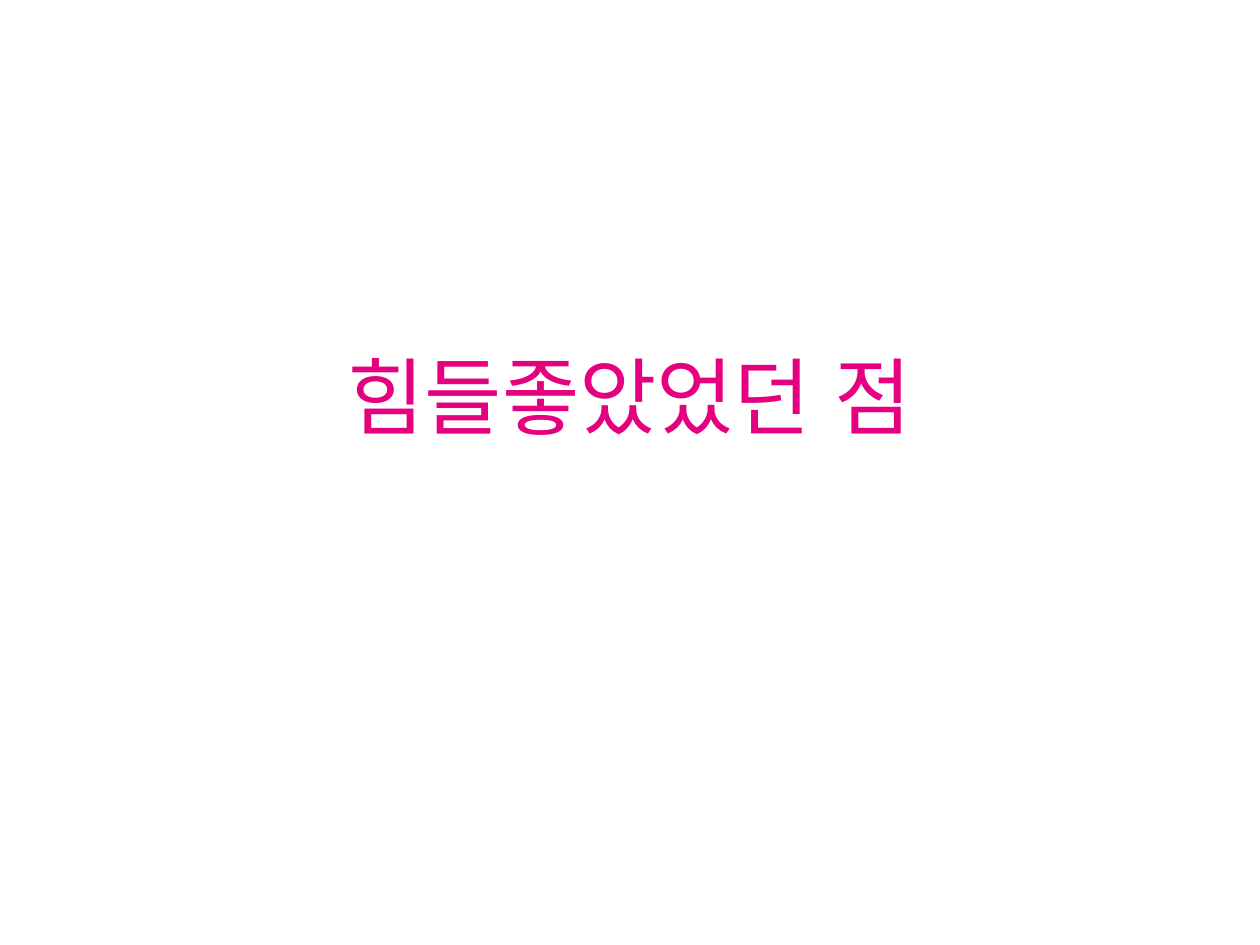
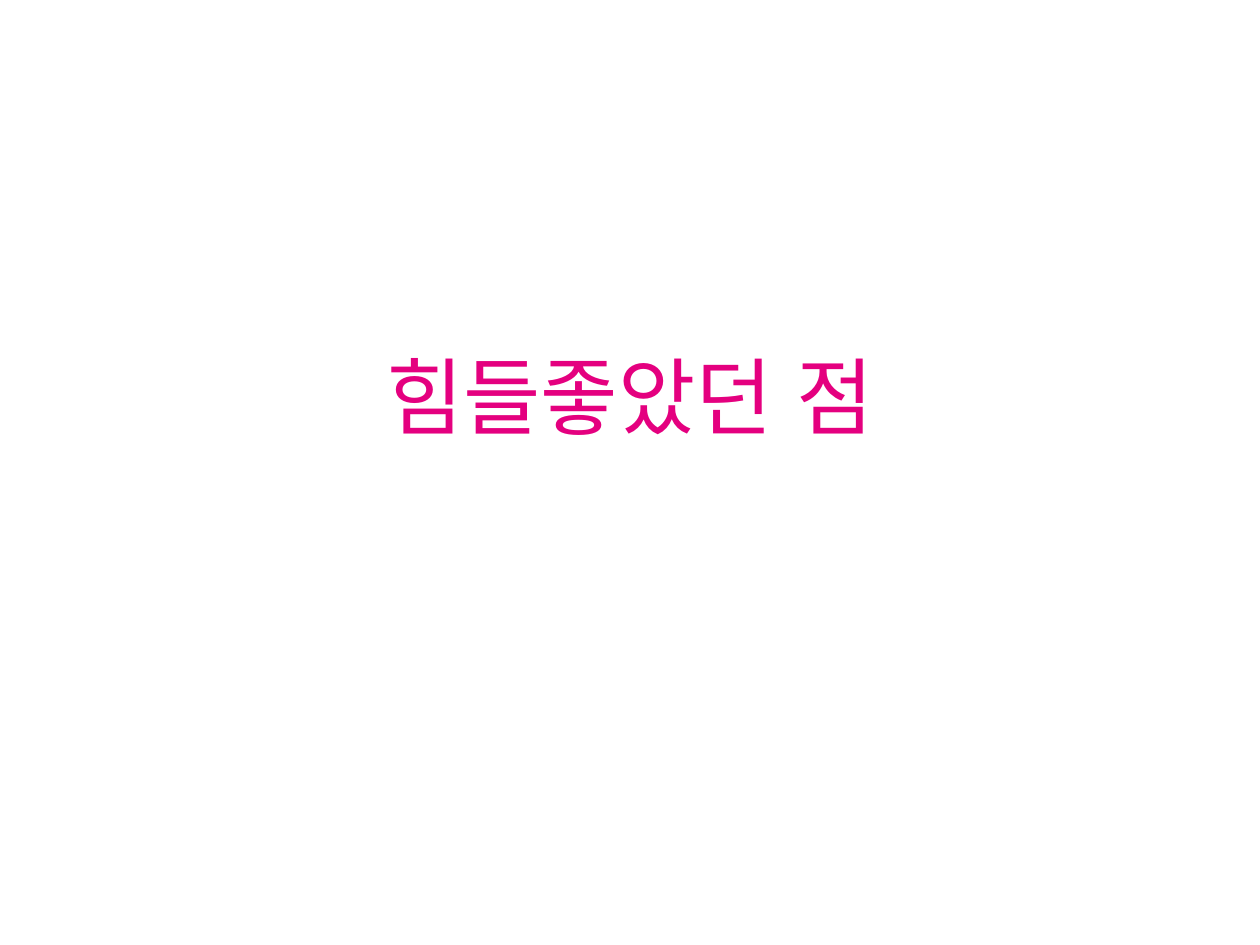
Before and after one commit to seokmin/2016ServerProject, a slide deck: slide 24 of 서버프로젝트.pptx. Drawn at 1260x945 pixels with LibreOffice and Linux fonts; fonts in the diff are those of the drawing; background and template pictures are left out. Boxes give left, top, right and bottom in pixels: in the first picture for what was removed or moved away, otherwise in the second. Text is boxed around its words. In the diff, an @@ line names an element or a change of style, - is before the commit and + after.

Commit message:
스펠링

```diff
--- a/서버프로젝트.pptx
+++ b/서버프로젝트.pptx
@@ title at (x1=386, y1=358, x2=873, y2=435): text changed @@
-힘들좋았었던 점
+힘들좋았던 점
```
